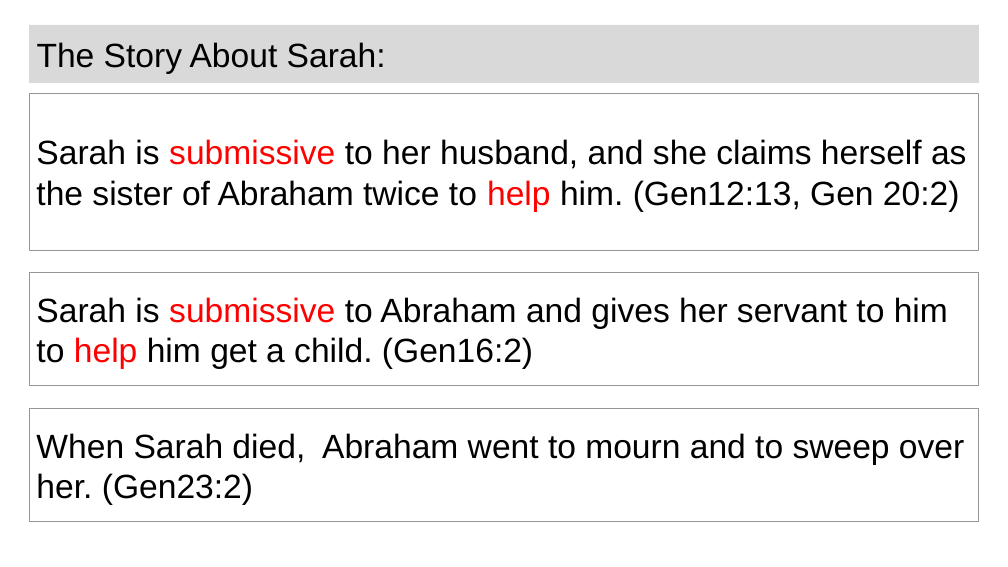
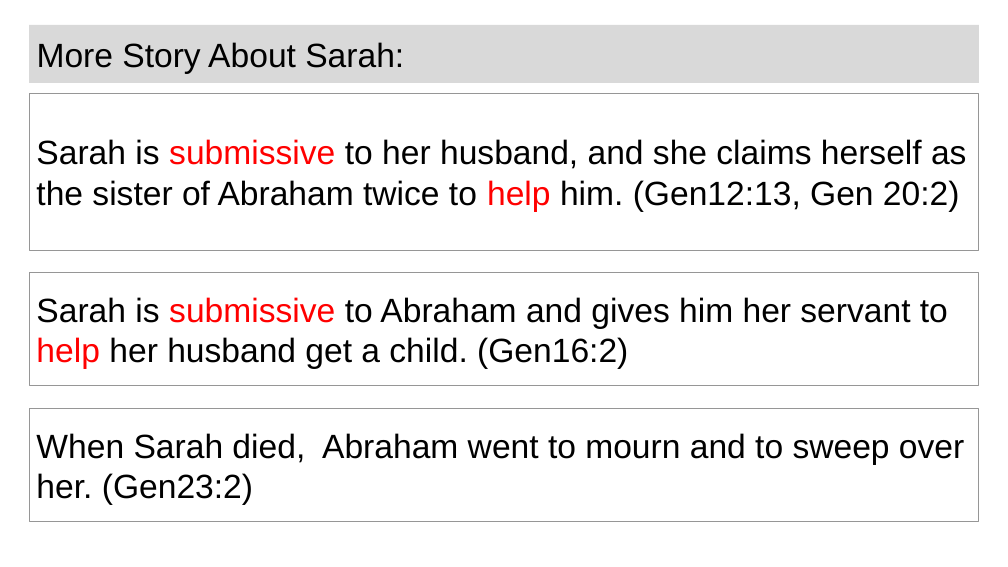
Before and after one commit to wdingbox/accc_2025_pp, a slide deck: slide 5 of work/wk_1Peter3_3_7.pptx. Drawn at 1008x567 pixels with LibreOffice and Linux fonts; fonts in the diff are those of the drawing; background and template pictures are left out. Boxes give left, top, right and bottom in pixels: in the first picture for what was removed or moved away, otherwise in the second. Text is boxed around its words. In the diff, an @@ line names an element or a change of style, - is before the commit and + after.

```diff
--- a/work/wk_1Peter3_3_7.pptx
+++ b/work/wk_1Peter3_3_7.pptx
@@ title at (37, 42, 404, 74): text changed @@
-The Story About Sarah:
+More Story About Sarah:
@@ text in rectangle at (36, 297, 948, 369): text changed @@
-Sarah is submissive to Abraham and gives her servant to him to help him get a child. (Gen16:2)
+Sarah is submissive to Abraham and gives him her servant to help her husband get a child. (Gen16:2)
```
Also in this commit, not shown: 1 other slide changed, 1 other file.
